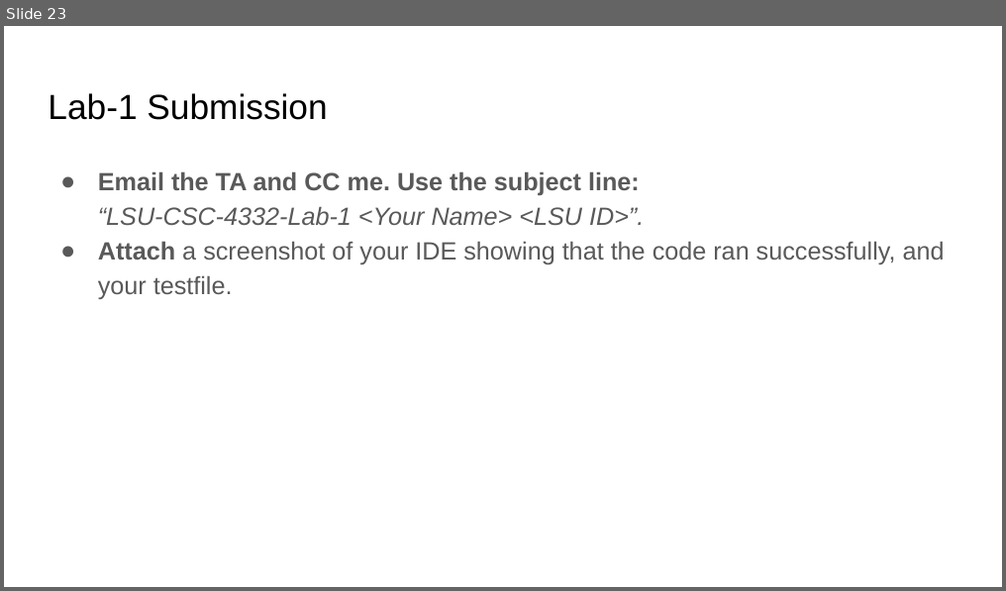
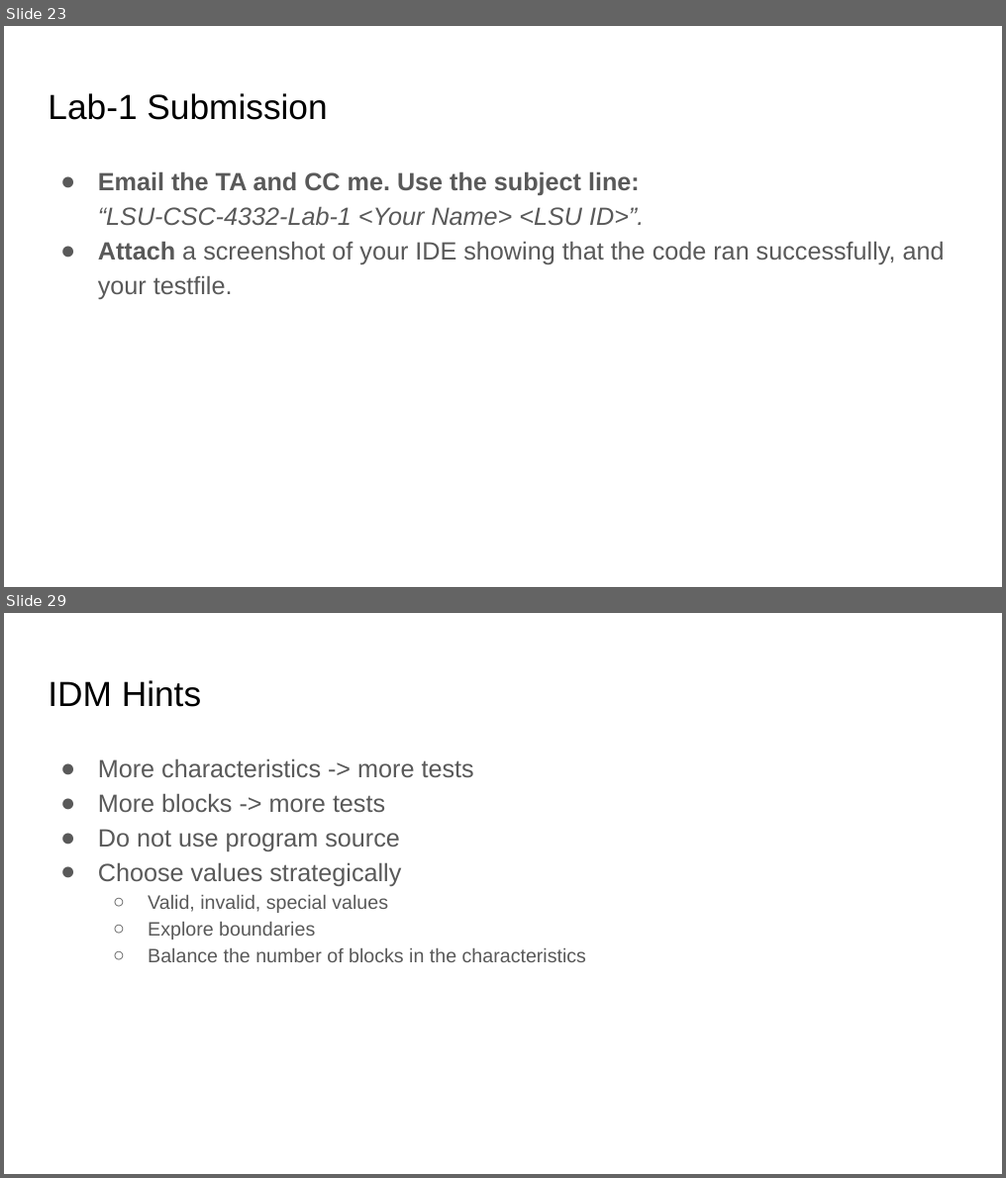
Before and after one commit to abdussatter401/abdussatter401.github.io, a slide deck: teaching/slides/Chapter 2 - Specification-based testing.pptx. Shown one above the other, each under a label of ours: slide 23 before the commit, slides 23 and 29 after it; the slides between them are not shown. The pictures are 1006x591 and 1006x1178 pixels, drawn with LibreOffice and Linux fonts; fonts in the diff are those of the drawing. Boxes give left, top, right and bottom in pixels: in the first picture for what was removed or moved away, otherwise in the second. Text is boxed around its words. In the diff, an @@ line names an element or a change of style, - is before the commit and + after.

```diff
--- a/teaching/slides/Chapter 2 - Specification-based testing.pptx
+++ b/teaching/slides/Chapter 2 - Specification-based testing.pptx
@@ slide 29 added at [4,613,1002,1174], background #FFFFFF @@
@@ title added at [48,680,201,707], 25.2 pt, text #000000 @@
+IDM Hints
@@ text added at [98,759,586,962], 18 pt, text #595959 @@
+● More characteristics -> more tests
+● More blocks -> more tests
+● Do not use program source
+● Choose values strategically
+  ○ Valid, invalid, special values
+  ○ Explore boundaries
+  ○ Balance the number of blocks in the characteristics
```
Also in this commit, not shown: 1 slide changed, 18 other slides added, 3 other files.
